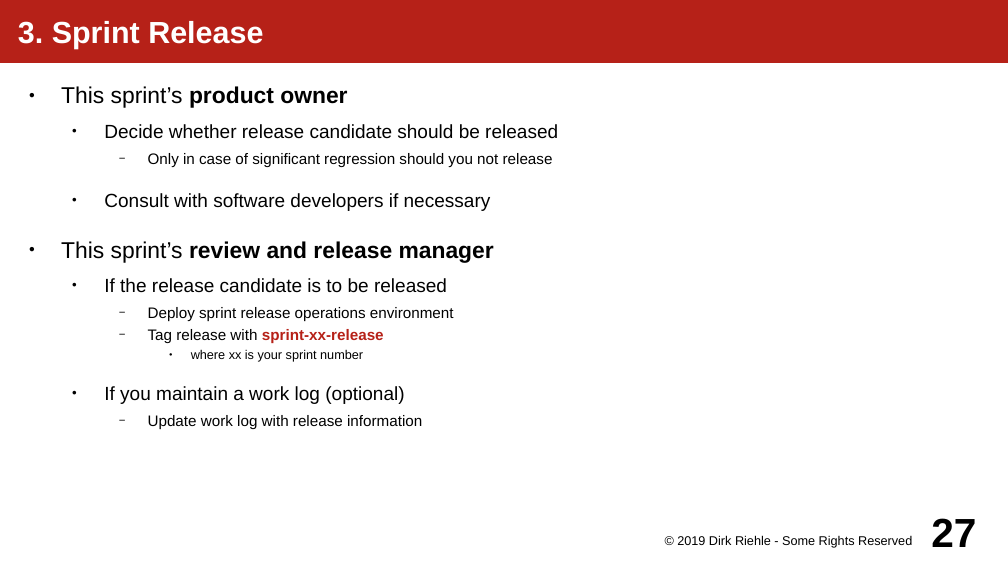
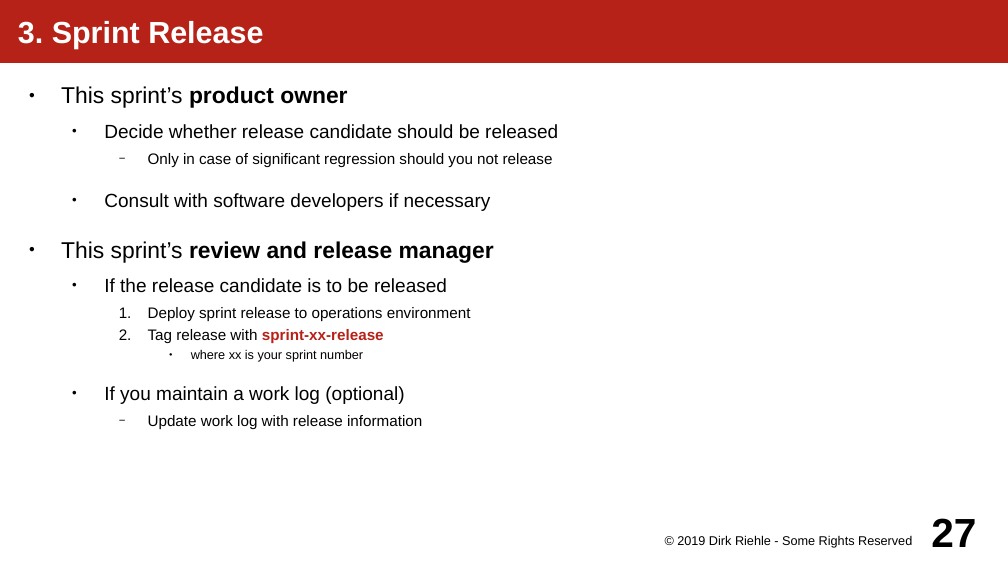
Before and after one commit to dirkriehle/amos-course, a slide deck: slide 27 of Lecture slides/AMOS B01 - Project Crash Course.odp. Drawn at 1008x567 pixels with LibreOffice and Linux fonts; fonts in the diff are those of the drawing. Boxes give left, top, right and bottom in pixels: in the first picture for what was removed or moved away, otherwise in the second. Text is boxed around its words. In the diff, an @@ line names an element or a change of style, - is before the commit and + after.

```diff
--- a/Lecture slides/AMOS B01 - Project Crash Course.odp
+++ b/Lecture slides/AMOS B01 - Project Crash Course.odp
@@ text at bbox=[148, 307, 471, 321]: text changed @@
-    − Deploy sprint release operations environment
+    1. Deploy sprint release to operations environment
```
Also in this commit, not shown: 6 other slides changed, 2 other files.
